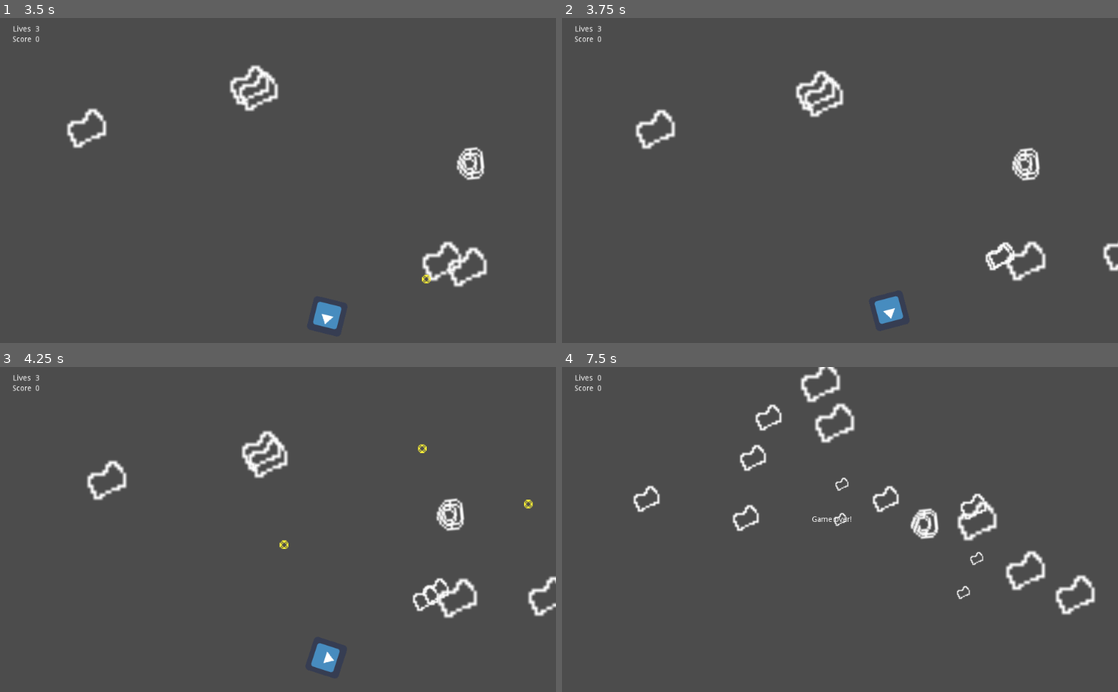
Above: before the commit, frames 1-4 (two rows, left to right).
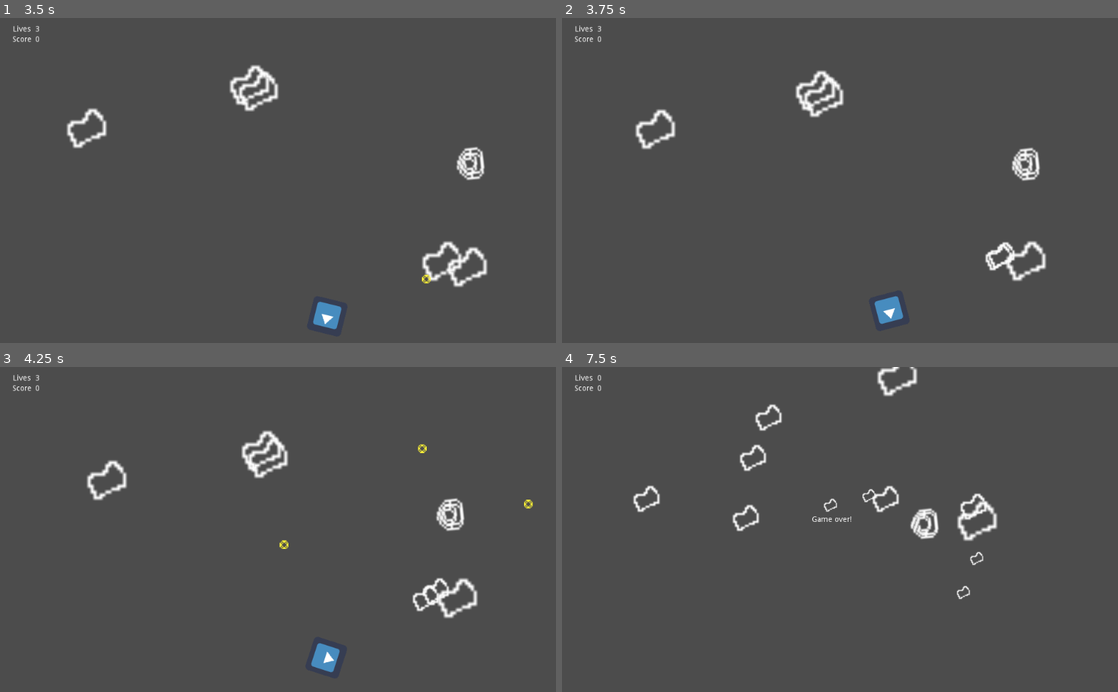
Above: after the commit, the same moments.

Repository: marianafcosta/asteroids
Game: Godot game, scene res://Root.tscn
Two runs of this game, one before a commit and one after it. Both use one fixed random seed, a clock stepped at 60 frames per second and the inputs below. The engine's default icon, where the game draws it, is replaced by a stand-in: a white triangle on a blue panel in a dark square.
Inputs:
- Up to frame 1 (3.5 s): tap Enter (ui_accept) at 0.5, 0.77, 1.52, 3.02 s; hold Up (ui_up) 0.53-2.03 s; hold Left (ui_left) from 2.03 s (still down)
- Up to frame 2 (3.75 s): keep holding Left (ui_left)
- Up to frame 3 (4.25 s): keep holding Left (ui_left); tap Enter (ui_accept) at 3.77 s
- Up to frame 4 (7.5 s): release Left (ui_left) at 4.28 s; hold Right (ui_right) 4.28-5.03 s; tap Enter (ui_accept) at 4.52, 6.02, 6.77 s; hold Up (ui_up) 5.03-5.78 s; hold Right (ui_right) from 5.78 s (still down)

Frame 1 is identical in both runs. In frame 2, 0.1% of the frame differs, in the area x 97-100%, y 68-78%; in frame 3, 0.2%; in frame 4, 1.9%, in the area x 42-96%, y 0-77%.

Commit message:
Keep track of child asteroids

Diff:
--- a/Asteroid.gd
+++ b/Asteroid.gd
@@ -1,6 +1,7 @@
 extends Area2D
 
 signal on_destroyed
+signal on_children_spawned
 
 var asteroid_scene = load("res://Asteroid.tscn")
 
@@ -19,6 +20,21 @@
 func get_initial_direction():
 	var center_of_screen = Vector2(rng.randf_range((screen_size.x / 2) - 200, (screen_size.x / 2) + 200), rng.randf_range((screen_size.y / 2) - 200, (screen_size.y / 2) + 200))
 	return (center_of_screen - position).normalized()
+
+func spawn_child_asteroids():
+	var enemy_spawner = get_tree().get_root().get_node("Root/EnemySpawner")
+	var asteroid_instance_1 = asteroid_scene.instance()
+	var asteroid_instance_2 = asteroid_scene.instance()
+	asteroid_instance_1.init(variation - 1)
+	asteroid_instance_2.init(variation - 1)
+	# TODO: Move this logic to the enemy spawner?
+	enemy_spawner.add_child(asteroid_instance_1)
+	enemy_spawner.add_child(asteroid_instance_2)
+	asteroid_instance_1.global_position = position
+	asteroid_instance_2.global_position = position
+	asteroid_instance_1.direction = Vector2(rng.randf_range(-1, 1), rng.randf_range(-1,1)).normalized()
+	asteroid_instance_2.direction = Vector2(rng.randf_range(-1, 1), rng.randf_range(-1,1)).normalized()
+	emit_signal("on_children_spawned", 2)
 
 func get_spawn_point():
 	var x
@@ -65,6 +81,8 @@
 		position = get_spawn_point()
 	direction = get_initial_direction()
 	self.connect("on_destroyed", get_tree().root.get_child(0), "_on_Asteroid_destroyed")
+	self.connect("on_destroyed", get_tree().get_root().get_node("Root/EnemySpawner"), "_on_Asteroid_destroyed")
+	self.connect("on_children_spawned", get_tree().get_root().get_node("Root/EnemySpawner"), "_on_Asteroid_children_spawned")
 
 func _process(delta):
 	var velocity = direction * speed
@@ -92,16 +110,5 @@
 func _on_Asteroid_area_entered(area):
 	emit_signal("on_destroyed")
 	if (variation > 1):
-		# NOTE: I can emit a signal with an array of new instances to also keep track of the smaller asteroids
-		var enemy_spawner = get_tree().get_root().get_node("Root/EnemySpawner")
-		var asteroid_instance_1 = asteroid_scene.instance()
-		var asteroid_instance_2 = asteroid_scene.instance()
-		asteroid_instance_1.init(variation - 1)
-		asteroid_instance_2.init(variation - 1)
-		enemy_spawner.add_child(asteroid_instance_1)
-		enemy_spawner.add_child(asteroid_instance_2)
-		asteroid_instance_1.global_position = position
-		asteroid_instance_2.global_position = position
-		asteroid_instance_1.direction = Vector2(rng.randf_range(-1, 1), rng.randf_range(-1,1)).normalized()
-		asteroid_instance_2.direction = Vector2(rng.randf_range(-1, 1), rng.randf_range(-1,1)).normalized()
+		spawn_child_asteroids()
 	self.queue_free()
--- a/EnemySpawner.gd
+++ b/EnemySpawner.gd
@@ -2,22 +2,25 @@
 
 var asteroid_scene = preload("res://Asteroid.tscn")
 var spaceship_scene = preload("res://Spaceship.tscn")
-var asteroids = []
-var spaceships = []
+var asteroids = 5
+var spaceships = 2
 
 var screen_size
 
 var rng = RandomNumberGenerator.new()
 
+func add_child_asteroid_to_array(asteroid_instance):
+	asteroids += 1
+
 func spawn_asteroid():
+	asteroids += 1
 	var asteroid_instance = asteroid_scene.instance()
 	self.add_child(asteroid_instance)
-	asteroids.append(asteroid_instance)
 
 func spawn_spaceship():
+	spaceships += 1
 	var spaceship_instance = spaceship_scene.instance()
 	self.add_child(spaceship_instance)
-	spaceships.append(spaceship_instance)
 
 # Called when the node enters the scene tree for the first time.
 func _ready():
@@ -30,13 +33,16 @@
 		spawn_asteroid()
 
 
+func _on_Asteroids_children_spawned(instances):
+	asteroids += instances
+
+func _on_Asteroid_destroyed():
+	asteroids -= 1
+	print(asteroids)
+
 func _process(delta):
-	for i in range(0, spaceships.size()):
-		if !is_instance_valid(spaceships[i]):
-			spaceships.remove(i)
-			spawn_spaceship()
+	if spaceships < 2:
+		spawn_spaceship()
 
-	for i in range(0, asteroids.size()):
-		if !is_instance_valid(asteroids[i]):
-			asteroids.remove(i)
-			spawn_asteroid()
+	if asteroids < 5:
+		spawn_asteroid()
